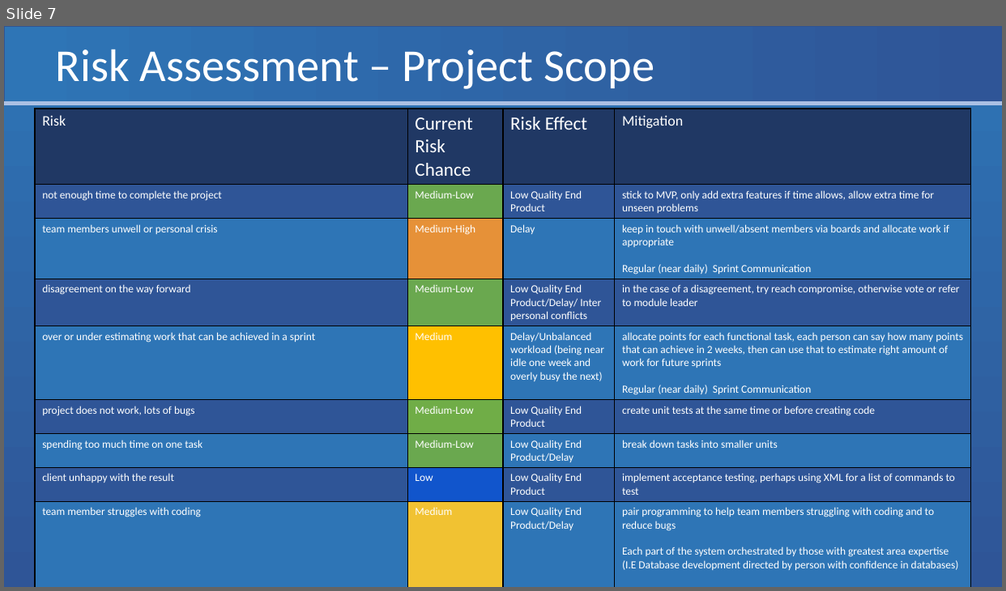
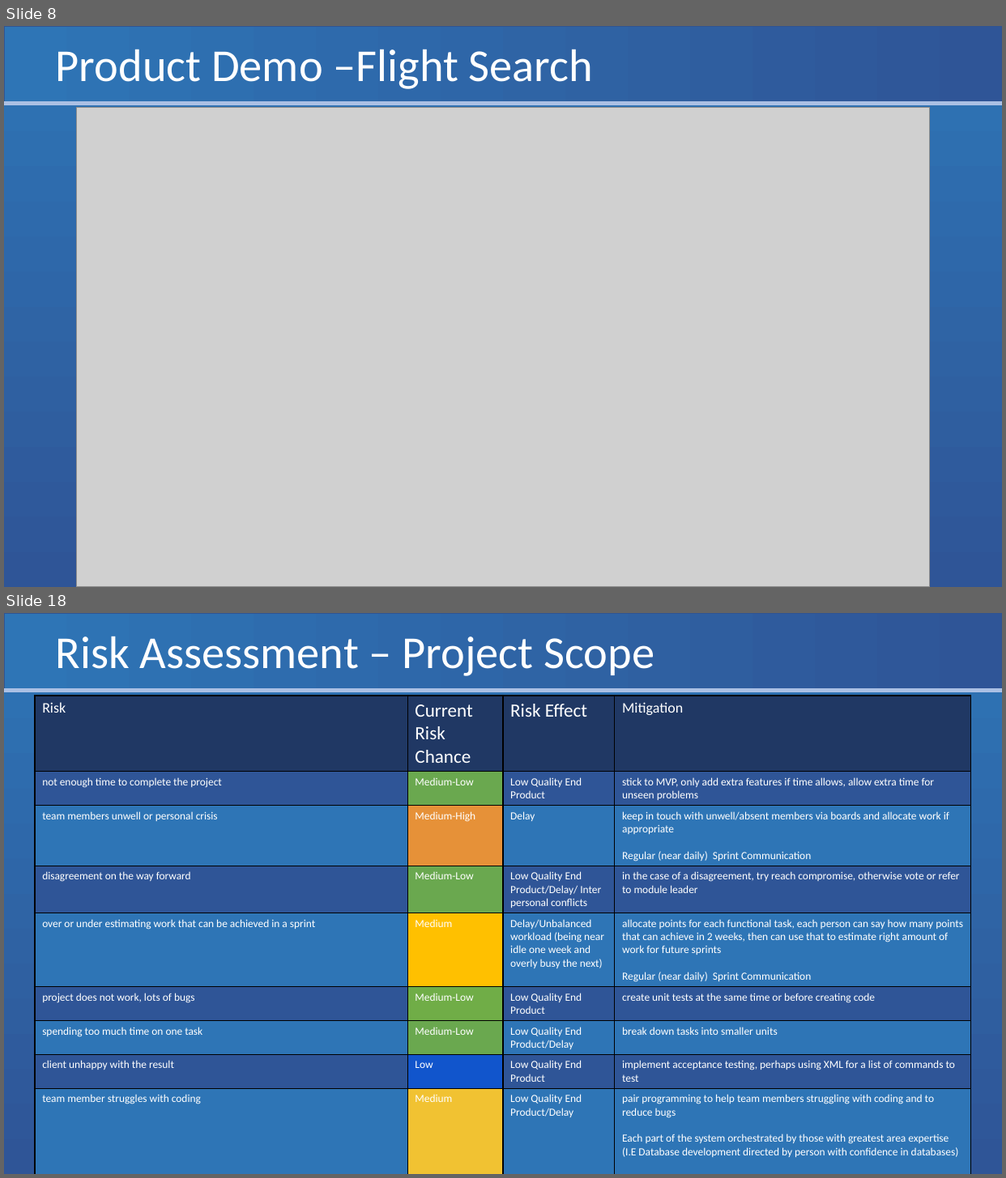
Before and after one commit to Eyo123/ISAD251REF, a slide deck: Documents/Presentations/PRCO204 Group Presentation 2.pptx. Shown one above the other, each under a label of ours: slide 7 before the commit, slides 8 and 18 after it; the slides between them are not shown. The pictures are 1006x591 and 1006x1178 pixels, drawn with LibreOffice and Linux fonts; fonts in the diff are those of the drawing; grey boxes stand for pictures. Boxes give left, top, right and bottom in pixels: in the first picture for what was removed or moved away, otherwise in the second. Text is boxed around its words. In the diff, an @@ line names an element or a change of style, - is before the commit and + after.

```diff
--- a/Documents/Presentations/PRCO204 Group Presentation 2.pptx
+++ b/Documents/Presentations/PRCO204 Group Presentation 2.pptx
@@ slide 8 added at [4,26,1002,587], background gradient #2E75B6 to #2F5597; not listed: 2 template elements that a slide beside it also shows @@
@@ title added at [56,49,593,89], 44 pt, text #FFFFFF @@
+Product Demo –Flight Search
@@ picture added at [77,108,930,587] @@
@@ what was slide 7 is now slide 18 @@
```
Also in this commit, not shown: 2 slides changed, 10 other slides added.
